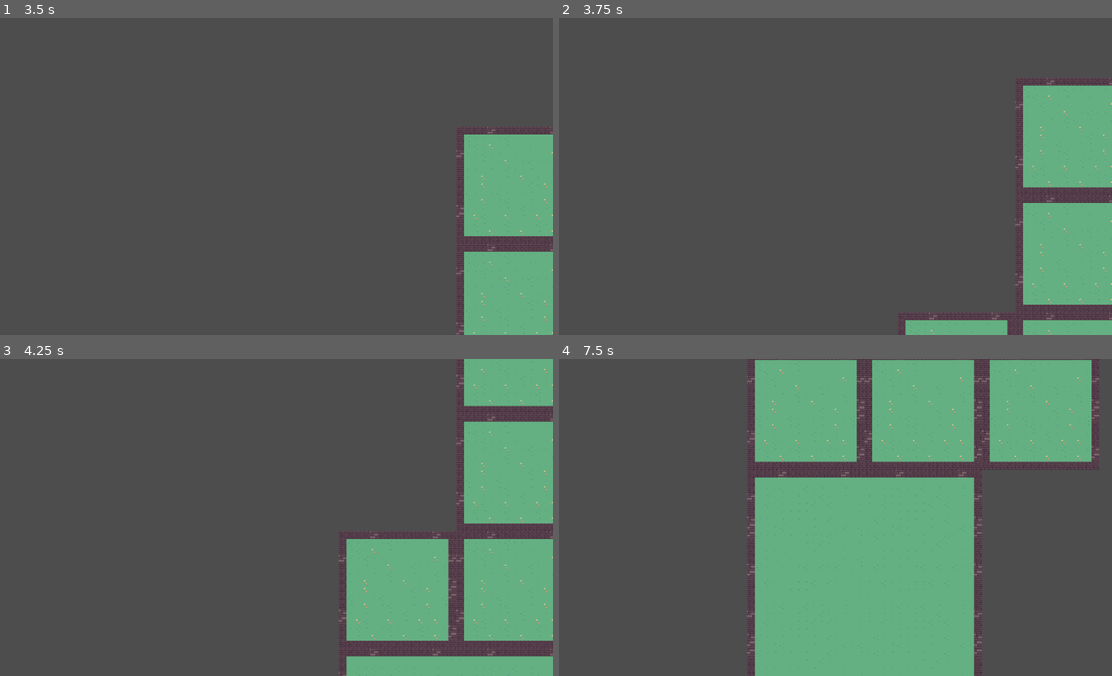
Above: before the commit, frames 1-4 (two rows, left to right).
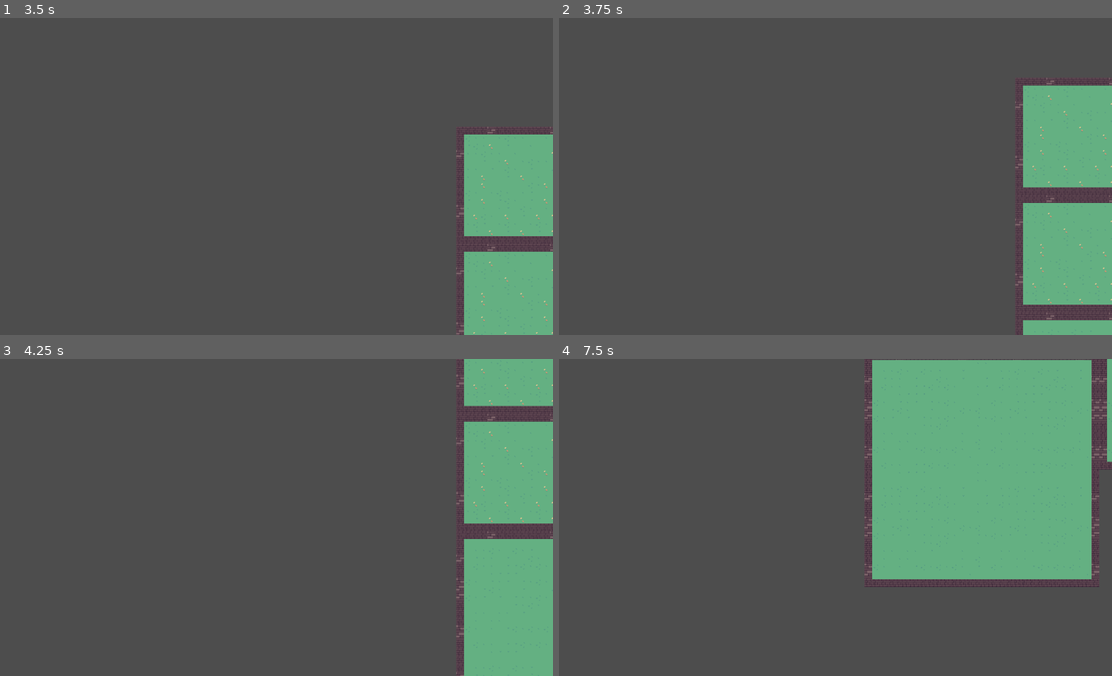
Above: after the commit, the same moments.

Repository: JohnHuber99/Black-Tower
Game: Godot game, scene res://black_tower_dungeon_map.tscn
Same seed, same stepped clock (60 frames per second), same inputs: the game is played once before the commit and once after it.
Inputs:
- Up to frame 1 (3.5 s): tap Enter at 0.5, 2 s; hold K (down_camera) 0.53-1.28 s; tap Space at 1.25 s; tap J (left_camera) at 1.35 s; hold L (right_camera) 2.03-2.78 s; tap I (up_camera) at 2.85 s
- Up to frame 2 (3.75 s): tap Space at 3.5 s; hold K (down_camera) from 3.53 s (still down)
- Up to frame 3 (4.25 s): keep holding K (down_camera)
- Up to frame 4 (7.5 s): release K (down_camera) at 4.28 s; tap J (left_camera) at 4.35, 7.35 s; tap Enter at 5 s; hold L (right_camera) 5.03-5.78 s; tap I (up_camera) at 5.85 s; tap Space at 6.5 s; hold K (down_camera) 6.53-7.28 s

Frame 1 is identical in both runs. In frame 2, 1.0% of the frame differs, in the area x 61-90%, y 92-100%; in frame 3, 8.6%; in frame 4, 36%, in the area x 34-100%, y 0-100%.

Commit message:
Dungeon Generation 1.8
Need to fix a room connection bug with Big Rooms within the add_random_connection function.

Diff:
--- a/DungeonRooms.gd
+++ b/DungeonRooms.gd
@@ -41,7 +41,9 @@
 var boss_room = []
 var possible_neighbors = []
 var long_room_list = []
+var long_room_list_spawn = []
 var big_room_list = []
+var big_room_list_spawn = []
 var normal_room_list = []
 var long_h_count = 0
 var big_room_count = 0
@@ -100,10 +102,14 @@
 
 				match room_type:
 					NORMAL: room_instance = NORMAL_ROOM.instantiate()
-					#LONG_H: room_instance = LONG_ROOM.instantiate()
-					#BIG: room_instance = BIG_ROOM.instantiate()
+					BIG:
+						if Vector2(x, y) in big_room_list_spawn:
+							room_instance = BIG_ROOM.instantiate()
+					LONG_H:
+						if Vector2(x, y) in long_room_list_spawn:
+							room_instance = LONG_ROOM.instantiate()
 					BOSS:
-						if boss_room[0][0] == x and boss_room[0][1] == y:
+						if Vector2(x, y) in boss_room:
 							room_instance = BOSS_ROOM.instantiate()
 					TREASURE: room_instance = NORMAL_ROOM.instantiate()
 					SHOP: room_instance = NORMAL_ROOM.instantiate()
@@ -142,9 +148,12 @@
 #Generates the Dungeon
 func generate_dungeon():
 	dungeon = []
+	boss_room = []
 	room_connections = {}
 	long_room_list = []
+	long_room_list_spawn = []
 	big_room_list = []
+	big_room_list_spawn = []
 	normal_room_list = []
 	long_h_count = 0
 	big_room_count = 0
@@ -241,7 +250,7 @@
 				isbigLeft = true
 
 	# Weighted Random Selection of if to add a Big Room or Long Room
-	if randf() < 0.01 and BIG in possible_types: # 1% Chance to add Big Room
+	if randf() < 1 and BIG in possible_types: # 1% Chance to add Big Room
 		if isbigLeft and isbigRight:
 			if randf() < 0.5:
 				placeBIGLeft(y, x)
@@ -275,6 +284,7 @@
 	dungeon[y + 1][x] = BIG
 	dungeon[y + 1][x + 1] = BIG
 	big_room_list.append([[x, y],[x + 1, y],[x, y + 1],[x + 1, y + 1]])
+	big_room_list_spawn.append(Vector2(x, y+1))
 
 # Creates a Big Room on the left
 func placeBIGLeft(y, x):
@@ -283,6 +293,7 @@
 	dungeon[y - 1][x] = BIG
 	dungeon[y - 1][x - 1] = BIG
 	big_room_list.append([[x - 1, y],[x, y],[x, y - 1],[x - 1, y - 1]])
+	big_room_list_spawn.append(Vector2(x-1, y))
 
 # Creates a Boss Room on the right
 func placeBossRight(y, x):
@@ -291,6 +302,7 @@
 	dungeon[y + 1][x] = BOSS
 	dungeon[y + 1][x + 1] = BOSS
 	boss_room.append([x,y + 1])
+	boss_room.append(Vector2(x, y+1))
 
 # Creates a Boss Room on the left
 func placeBossLeft(y, x):
@@ -299,18 +311,21 @@
 	dungeon[y - 1][x] = BOSS
 	dungeon[y - 1][x - 1] = BOSS
 	boss_room.append([x - 1, y])
+	boss_room.append(Vector2(x-1, y))
 
 # Creates a Horizontal Long Room on the right
 func placeLONG_HRight(y, x):
 	dungeon[y][x] = LONG_H
 	dungeon[y][x + 1] = LONG_H
 	long_room_list.append([[x, y], [x + 1, y]])
+	long_room_list_spawn.append(Vector2(x, y))
 
 # Creates a Horizontal Long Room on the left
 func placeLONG_HLeft(y, x):
 	dungeon[y][x] = LONG_H
 	dungeon[y][x - 1] = LONG_H
 	long_room_list.append([[x, y], [x - 1, y]])
+	long_room_list_spawn.append(Vector2(x-1, y))
 
 # Adds random room connections
 func add_random_connection(room: Vector2):
@@ -370,13 +385,8 @@
 			# Random chance to connect (could be adjusted to a percentage if needed)
 			if randf() < 0.65:  # 65% chance to connect to this neighbor
 				if neighbor not in room_connections.get(room, []):
-					# If the room is not in the dictionary, add it
-					if not room_connections.has(room):
-						room_connections[room] = []
-					if not room_connections.has(neighbor):
-						room_connections[neighbor] = []
-
-					# Add bidirectional connection between rooms
+					room_connections[room] = room_connections.get(room, [])
+					room_connections[neighbor] = room_connections.get(neighbor, [])
 					room_connections[room].append(neighbor)
 					room_connections[neighbor].append(room)
 					connected_neighbors.append(neighbor)
@@ -384,14 +394,9 @@
 		# If no neighbors were connected, force a connection with one
 		if connected_neighbors.size() == 0:
 			var forced_neighbor = possible_neighbors[randi() % possible_neighbors.size()]
-			# Ensure the forced connection is valid and not redundant
 			if forced_neighbor not in room_connections.get(room, []):
-				if not room_connections.has(room):
-					room_connections[room] = []
-				if not room_connections.has(forced_neighbor):
-					room_connections[forced_neighbor] = []
-
-				# Add the forced bidirectional connection
+				room_connections[room] = room_connections.get(room, [])
+				room_connections[forced_neighbor] = room_connections.get(forced_neighbor, [])
 				room_connections[room].append(forced_neighbor)
 				room_connections[forced_neighbor].append(room)
 
